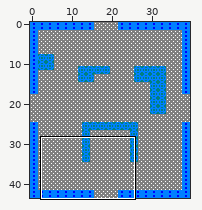
Level history. Tiled map: game/assets/map1.tmx. Above: a wide view before the commit, with the close-up outlined.
Close-up. Before:
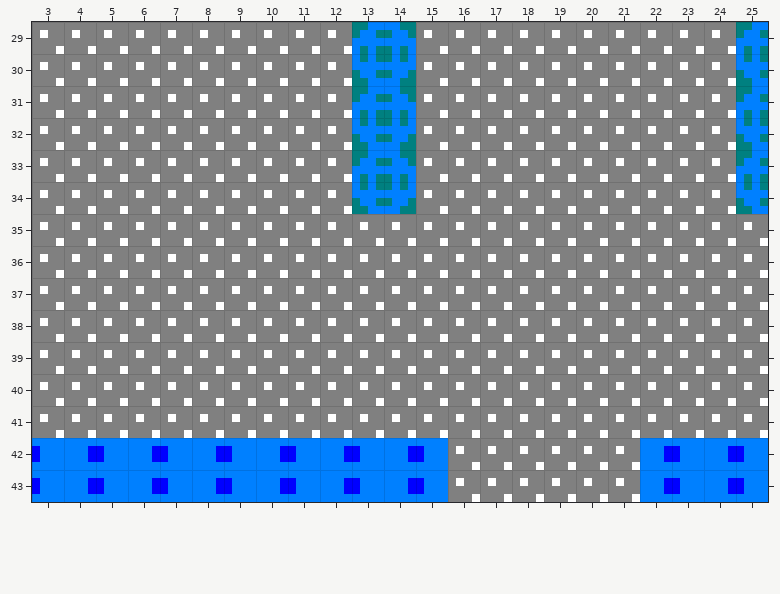
Cells are 4x4 px. Shown: x 3..25, y 29..43. The commit also changed other parts of the map, which this record leaves out.
Now the later version:
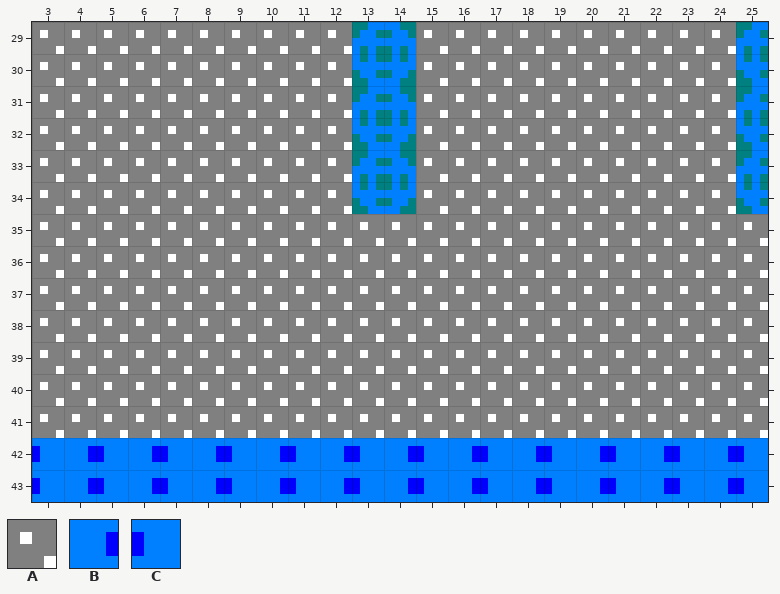
Key: from "tiles5": A 0, B 6, C 7.
_ is an empty cell.
Edits made:
Layer "Capa de Patrones 1":
y 42..43: x 16..21 AAAAAA -> BCBCBC
Pixel boxes of the changes (left, top, right, bottom) in both close-ups:
changed: (448, 438, 640, 502)
